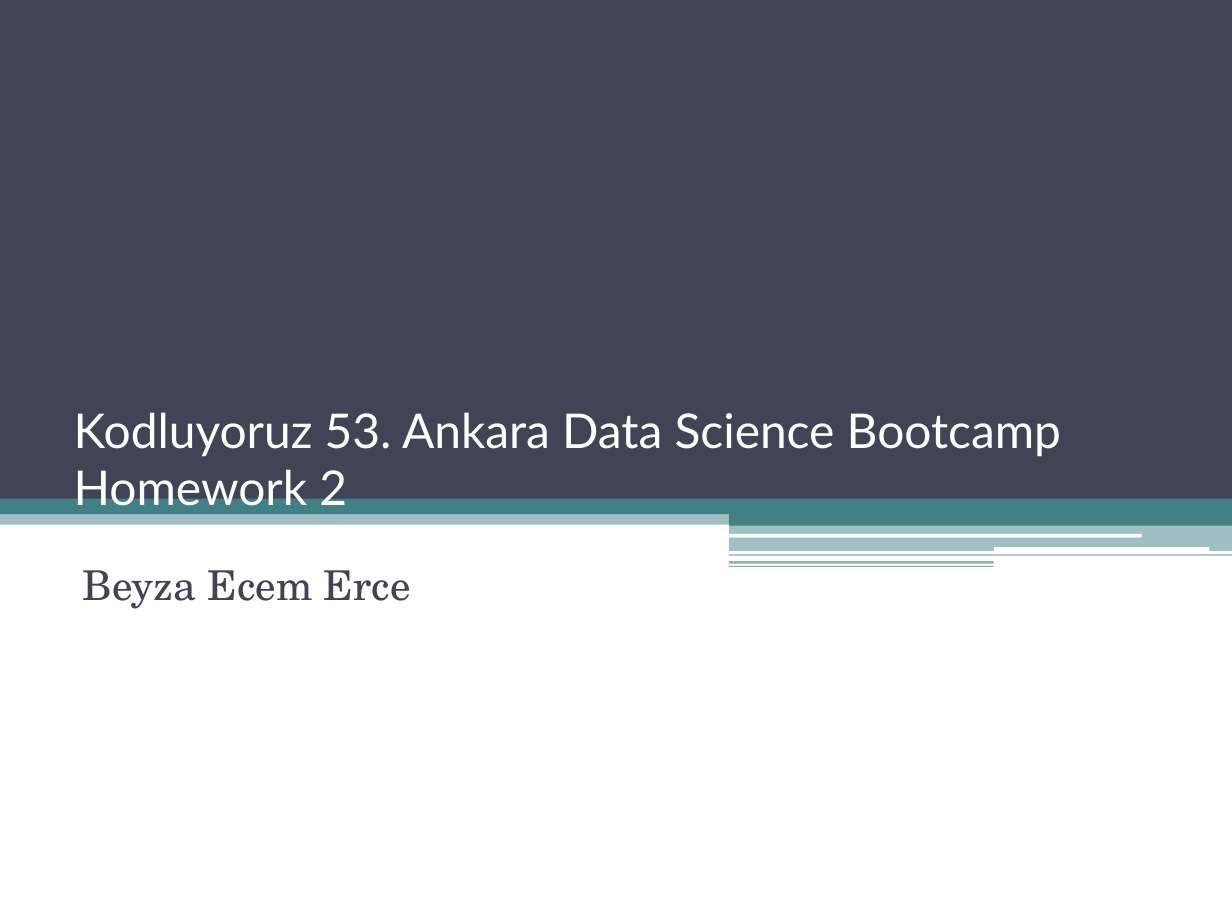
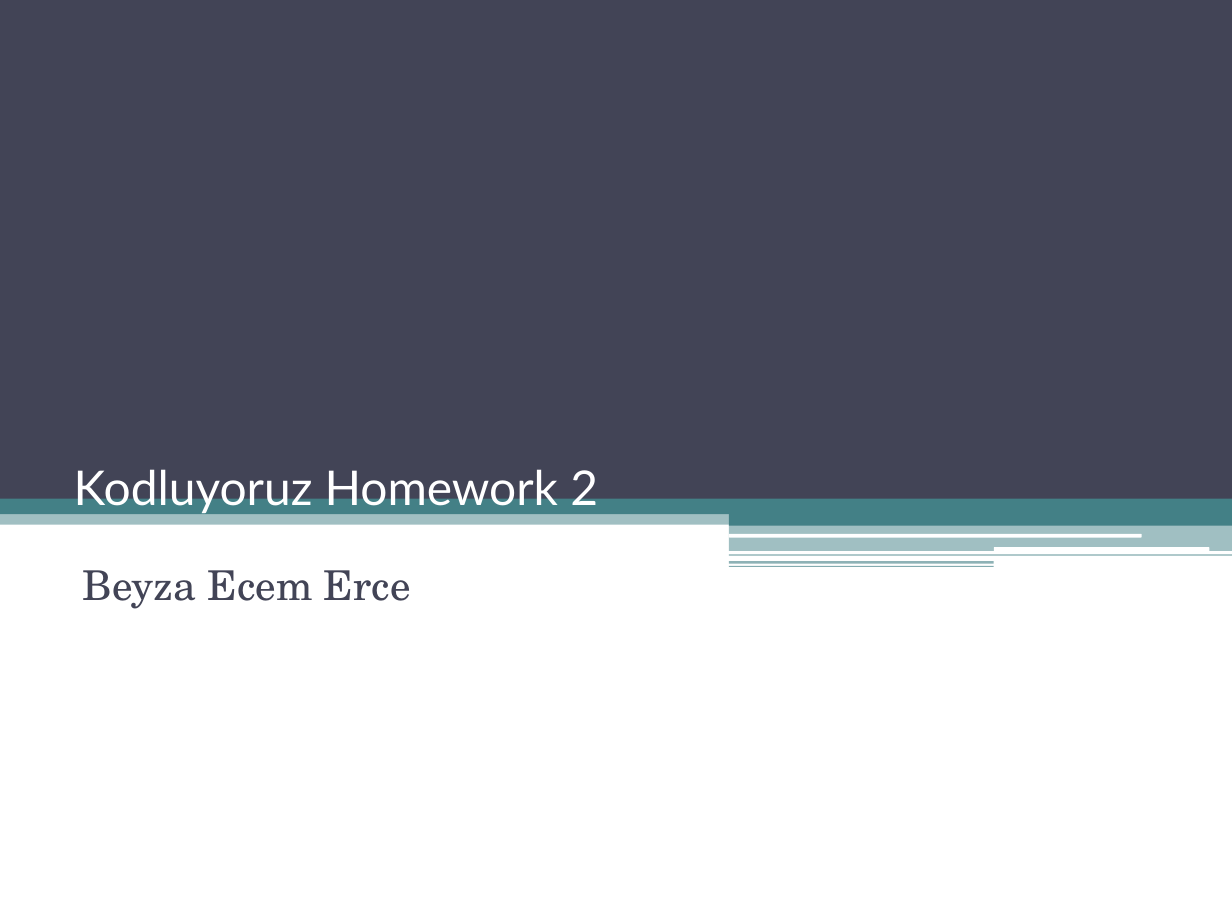
Before and after one commit to Kodluyoruz-Ankara-Veri-Bilimi/assignment_Beyza, a slide deck: slide 1 of homework2/homework2.pptx. Drawn at 1232x924 pixels with LibreOffice and Linux fonts; fonts in the diff are those of the drawing. Boxes give left, top, right and bottom in pixels: in the first picture for what was removed or moved away, otherwise in the second. Text is boxed around its words. In the diff, an @@ line names an element or a change of style, - is before the commit and + after.

```diff
--- a/homework2/homework2.pptx
+++ b/homework2/homework2.pptx
@@ title at [74,469,598,516]: text changed @@
-Kodluyoruz 53. Ankara Data Science Bootcamp Homework 2
+Kodluyoruz Homework 2
```
Also in this commit, not shown: 4 other slides changed, 10 slides added, 6 slides removed.
